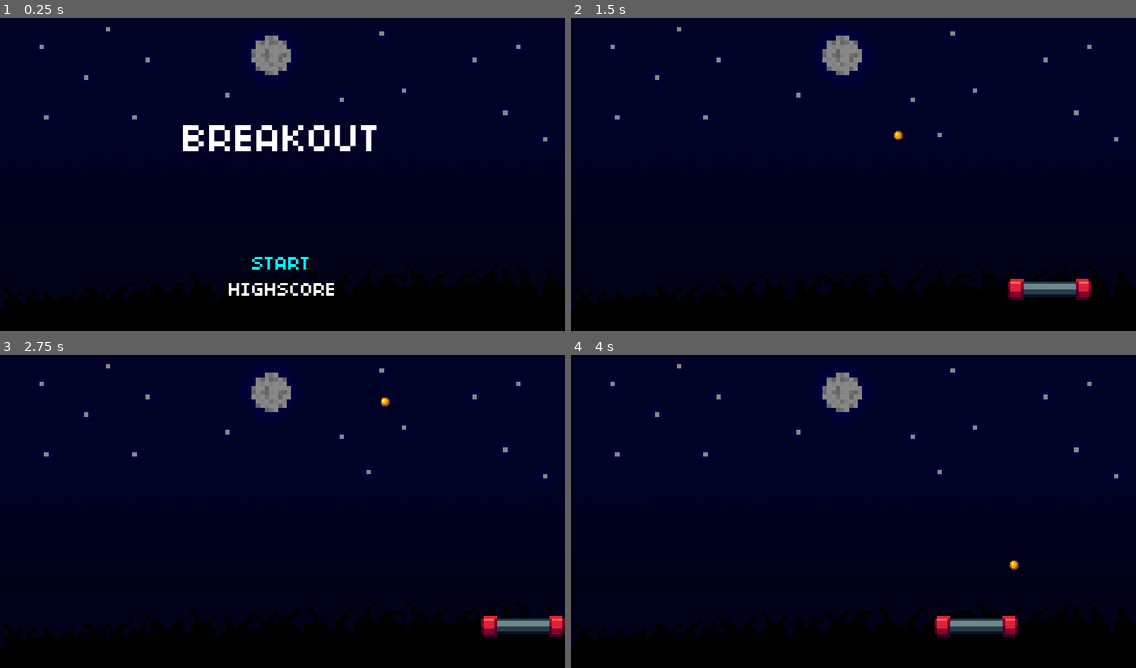
Above: before the commit, frames 1-4 (two rows, left to right).
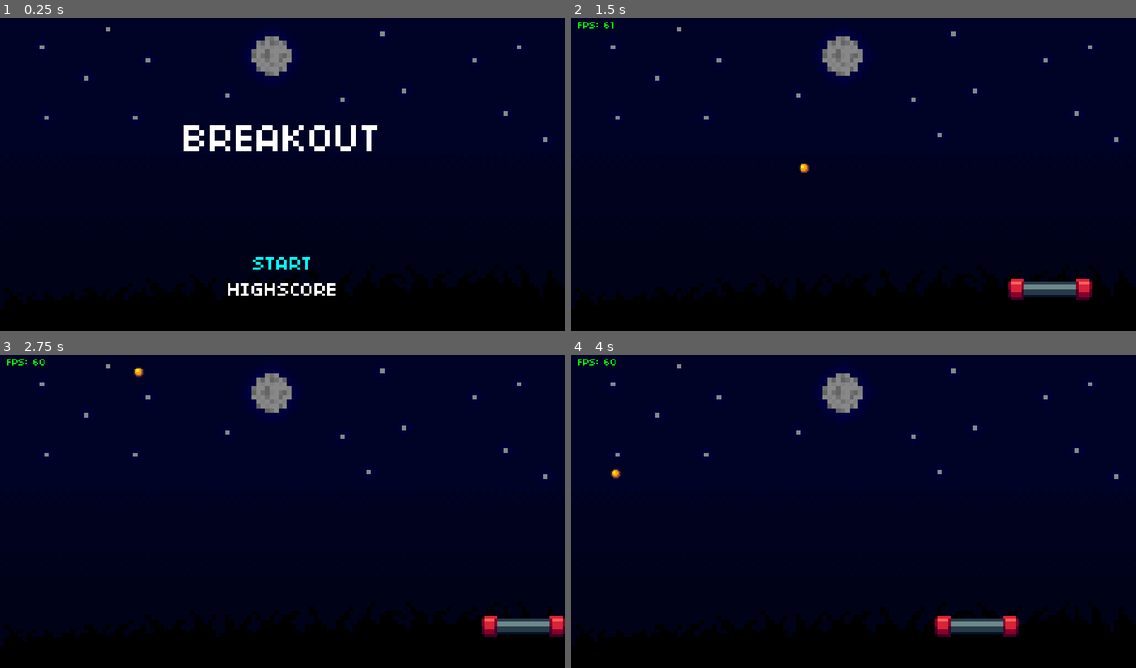
Above: after the commit, the same moments.

Repository: alfinprasetya/Gd-Breakout
Game: Godot game, scene res://Main.tscn
Same seed, same stepped clock (60 frames per second), same inputs: the game is played once before the commit and once after it.
Inputs:
- Up to frame 1 (0.25 s): no input
- Up to frame 2 (1.5 s): tap Enter (ui_accept) at 0.5, 0.6, 0.77, 1.07, 1.35 s; hold Right (ui_right) 0.53-1.28 s; hold Down (ui_down) from 1.28 s (still down)
- Up to frame 3 (2.75 s): tap Enter (ui_accept) at 1.52, 1.82, 2.1 s; release Down (ui_down) at 2.03 s; hold Right (ui_right) from 2.03 s (still down)
- Up to frame 4 (4 s): release Right (ui_right) at 2.78 s; hold Up (ui_up) 2.78-3.53 s; tap Enter (ui_accept) at 2.85, 3.02, 3.32, 3.6, 3.77 s; hold Left (ui_left) from 3.53 s (still down)

The runs differ from the first frame. In frame 1, 0.7% of the frame differs, in the area x 7-97%, y 4-89%; in frame 2, 0.3%; in frame 3, 0.3%; in frame 4, 0.3%.

Commit message:
V.0.1 : HUD & Gameover State

Diff:
--- a/Main.gd
+++ b/Main.gd
@@ -1,4 +1,28 @@
 extends Node
+
+
+onready var current_scene = $TitlescreenScene
+onready var gSounds = {
+	paddle_hit = $SoundManager/paddle_hit,
+	confirm = $SoundManager/confirm,
+	wall_hit = $SoundManager/wall_hit,
+	hurt = $SoundManager/hurt
+}
 
 func _ready() -> void:
 	randomize()
+	current_scene.connect("scene_changed", self, "change")
+	current_scene.connect("play_sound", self, "play_sound")
+
+func change(scene):
+	var next_scene = load("res://scene/" + scene + "Scene.tscn").instance()
+	add_child(next_scene)
+
+	next_scene.connect("scene_changed", self, "change")
+	next_scene.connect("play_sound", self, "play_sound")
+
+	current_scene.queue_free()
+	current_scene = next_scene
+
+func play_sound(sound):
+	gSounds[sound].play()
--- a/Main.tscn
+++ b/Main.tscn
@@ -3,7 +3,7 @@
 [ext_resource path="res://Main.gd" type="Script" id=1]
 [ext_resource path="res://assets/graphics/background.png" type="Texture" id=2]
 [ext_resource path="res://scene/TitlescreenScene.tscn" type="PackedScene" id=3]
-[ext_resource path="res://scripts/SceneManager.gd" type="Script" id=4]
+[ext_resource path="res://assets/sounds/hurt.wav" type="AudioStream" id=4]
 [ext_resource path="res://assets/sounds/confirm.wav" type="AudioStream" id=5]
 [ext_resource path="res://assets/sounds/paddle_hit.wav" type="AudioStream" id=6]
 [ext_resource path="res://assets/sounds/wall_hit.wav" type="AudioStream" id=7]
@@ -31,18 +31,18 @@
 anchor_bottom = 1.0
 color = Color( 0, 0, 0, 1 )
 
-[node name="SceneManager" type="Node" parent="."]
-script = ExtResource( 4 )
+[node name="TitlescreenScene" parent="." instance=ExtResource( 3 )]
 
-[node name="TitlescreenScene" parent="SceneManager" instance=ExtResource( 3 )]
+[node name="SoundManager" type="Node" parent="."]
 
-[node name="SoundManager" type="Node" parent="SceneManager"]
-
-[node name="paddle_hit" type="AudioStreamPlayer" parent="SceneManager/SoundManager"]
+[node name="paddle_hit" type="AudioStreamPlayer" parent="SoundManager"]
 stream = ExtResource( 6 )
 
-[node name="confirm" type="AudioStreamPlayer" parent="SceneManager/SoundManager"]
+[node name="confirm" type="AudioStreamPlayer" parent="SoundManager"]
 stream = ExtResource( 5 )
 
-[node name="wall_hit" type="AudioStreamPlayer" parent="SceneManager/SoundManager"]
+[node name="wall_hit" type="AudioStreamPlayer" parent="SoundManager"]
 stream = ExtResource( 7 )
+
+[node name="hurt" type="AudioStreamPlayer" parent="SoundManager"]
+stream = ExtResource( 4 )
--- /dev/null
+++ b/assets/fonts/font.tres
@@ -0,0 +1,7 @@
+[gd_resource type="DynamicFont" load_steps=2 format=2]
+
+[ext_resource path="res://assets/fonts/font.ttf" type="DynamicFontData" id=1]
+
+[resource]
+size = 8
+font_data = ExtResource( 1 )
--- /dev/null
+++ b/entities/HUD.tscn
@@ -0,0 +1,47 @@
+[gd_scene load_steps=3 format=2]
+
+[ext_resource path="res://assets/fonts/font.tres" type="DynamicFont" id=1]
+[ext_resource path="res://scripts/HUD.gd" type="Script" id=2]
+
+[node name="HUD" type="Control"]
+anchor_right = 1.0
+anchor_bottom = 1.0
+script = ExtResource( 2 )
+
+[node name="Label_FPS" type="Label" parent="."]
+margin_left = 5.0
+margin_top = 5.0
+margin_right = 40.0
+margin_bottom = 14.0
+custom_colors/font_color = Color( 0, 1, 0, 1 )
+custom_fonts/font = ExtResource( 1 )
+text = "FPS: 0"
+
+[node name="Score" type="Control" parent="."]
+anchor_left = 1.0
+anchor_right = 1.0
+margin_left = -60.0
+margin_top = 5.0
+margin_right = -10.0
+margin_bottom = 15.0
+
+[node name="Label_Score" type="Label" parent="Score"]
+anchor_top = 0.5
+anchor_bottom = 0.5
+margin_top = -4.0
+margin_right = 25.0
+margin_bottom = 4.0
+custom_fonts/font = ExtResource( 1 )
+text = "Score:"
+
+[node name="Label_ScoreNumber" type="Label" parent="Score"]
+anchor_left = 1.0
+anchor_top = 0.5
+anchor_right = 1.0
+anchor_bottom = 0.5
+margin_left = -25.0
+margin_top = -4.0
+margin_bottom = 4.0
+custom_fonts/font = ExtResource( 1 )
+text = "0"
+align = 2
--- a/project.godot
+++ b/project.godot
@@ -30,7 +30,7 @@
 window/size/height=243
 window/size/test_width=960
 window/size/test_height=540
-window/stretch/mode="2d"
+window/stretch/mode="viewport"
 window/stretch/aspect="keep"
 
 [importer_defaults]
@@ -62,6 +62,7 @@
 2d_physics/layer_1="player"
 2d_physics/layer_2="ball"
 2d_physics/layer_3="wall"
+2d_physics/layer_4="fallzone"
 
 [physics]
 
@@ -69,4 +70,6 @@
 
 [rendering]
 
+2d/options/use_nvidia_rect_flicker_workaround=true
+2d/snapping/use_gpu_pixel_snap=true
 environment/default_environment="res://default_env.tres"
--- /dev/null
+++ b/scene/GameoverScene.tscn
@@ -0,0 +1,49 @@
+[gd_scene load_steps=5 format=2]
+
+[ext_resource path="res://assets/fonts/font.ttf" type="DynamicFontData" id=1]
+[ext_resource path="res://scripts/GameoverScene.gd" type="Script" id=2]
+
+[sub_resource type="DynamicFont" id=1]
+size = 32
+font_data = ExtResource( 1 )
+
+[sub_resource type="DynamicFont" id=2]
+font_data = ExtResource( 1 )
+
+[node name="GameoverScene" type="Control"]
+anchor_right = 1.0
+anchor_bottom = 1.0
+rect_pivot_offset = Vector2( -204, -44 )
+script = ExtResource( 2 )
+
+[node name="Label_Gameover" type="Label" parent="."]
+anchor_top = 0.334
+anchor_right = 1.0
+anchor_bottom = 0.334
+margin_bottom = 32.0
+custom_fonts/font = SubResource( 1 )
+text = "GAME OVER"
+align = 1
+valign = 1
+
+[node name="Label_Score" type="Label" parent="."]
+anchor_top = 0.5
+anchor_right = 1.0
+anchor_bottom = 0.5
+margin_top = -8.0
+margin_bottom = 8.0
+custom_fonts/font = SubResource( 2 )
+text = "Final Score : 0"
+align = 1
+valign = 1
+
+[node name="Label_Start" type="Label" parent="."]
+anchor_top = 0.5
+anchor_right = 1.0
+anchor_bottom = 0.5
+margin_top = 62.0
+margin_bottom = 78.0
+custom_fonts/font = SubResource( 2 )
+text = "Press Enter!"
+align = 1
+valign = 1
--- a/scene/PlayScene.tscn
+++ b/scene/PlayScene.tscn
@@ -1,14 +1,18 @@
-[gd_scene load_steps=6 format=2]
+[gd_scene load_steps=8 format=2]
 
 [ext_resource path="res://scripts/PlayScene.gd" type="Script" id=1]
 [ext_resource path="res://entities/Player.tscn" type="PackedScene" id=2]
 [ext_resource path="res://entities/Ball.tscn" type="PackedScene" id=3]
+[ext_resource path="res://entities/HUD.tscn" type="PackedScene" id=4]
 
 [sub_resource type="RectangleShape2D" id=2]
 extents = Vector2( 230, 10 )
 
 [sub_resource type="RectangleShape2D" id=3]
 extents = Vector2( 10, 140 )
+
+[sub_resource type="RectangleShape2D" id=4]
+extents = Vector2( 240, 19.5 )
 
 [node name="PlayScene" type="Node2D"]
 script = ExtResource( 1 )
@@ -49,7 +53,18 @@
 [node name="Ball" parent="." instance=ExtResource( 3 )]
 position = Vector2( 216, 190 )
 collision_layer = 2
-collision_mask = 5
+collision_mask = 13
+
+[node name="Fallzone" type="Area2D" parent="."]
+collision_layer = 8
+collision_mask = 0
+
+[node name="CollisionShape2D" type="CollisionShape2D" parent="Fallzone"]
+position = Vector2( 216, 263.5 )
+shape = SubResource( 4 )
+
+[node name="HUD" parent="." instance=ExtResource( 4 )]
 
 [connection signal="hit_player" from="Ball" to="." method="_on_Ball_hit_player"]
 [connection signal="hit_wall" from="Ball" to="." method="_on_Ball_hit_wall"]
+[connection signal="body_entered" from="Fallzone" to="." method="_on_Fallzone_body_entered"]
--- a/scene/TitlescreenScene.tscn
+++ b/scene/TitlescreenScene.tscn
@@ -1,13 +1,16 @@
-[gd_scene load_steps=5 format=2]
+[gd_scene load_steps=6 format=2]
 
 [ext_resource path="res://assets/fonts/font.ttf" type="DynamicFontData" id=1]
 [ext_resource path="res://scripts/Titlescreen.gd" type="Script" id=2]
 
-[sub_resource type="DynamicFont" id=4]
+[sub_resource type="DynamicFont" id=3]
 size = 32
 font_data = ExtResource( 1 )
 
-[sub_resource type="DynamicFont" id=5]
+[sub_resource type="DynamicFont" id=1]
+font_data = ExtResource( 1 )
+
+[sub_resource type="DynamicFont" id=2]
 font_data = ExtResource( 1 )
 
 [node name="TitlescreenScene" type="Control"]
@@ -31,7 +34,7 @@
 anchor_bottom = 0.5
 margin_top = 62.0
 margin_bottom = 78.0
-custom_fonts/font = SubResource( 5 )
+custom_fonts/font = SubResource( 1 )
 text = "START"
 align = 1
 valign = 1
@@ -42,7 +45,7 @@
 anchor_bottom = 0.5
 margin_top = 82.0
 margin_bottom = 98.0
-custom_fonts/font = SubResource( 5 )
+custom_fonts/font = SubResource( 2 )
 text = "HIGHSCORE"
 align = 1
 valign = 1
--- a/scripts/Ball.gd
+++ b/scripts/Ball.gd
@@ -10,17 +10,15 @@
 	right = get_parent().get_node("Wall").get_node("Wall_Right")
 }
 
-var speed = 100
+export var speed = 100
 
 var _direction = Vector2.ZERO
 
 func _ready():
-	_direction.x = rand_range(-1, 1)
-	_direction.y = -1
-	_direction.normalized()
+	pass
 
 func _physics_process(delta):
-	var _velocity = speed * _direction * delta
+	var _velocity = speed * _direction.normalized() * delta
 	var _collision = move_and_collide(_velocity)
 
 	if _collision:
@@ -33,3 +31,7 @@
 
 		if _collision.collider == Player:
 			emit_signal("hit_player")
+
+func serve():
+		_direction.x = rand_range(-1, 1)
+		_direction.y = -1
--- /dev/null
+++ b/scripts/GameoverScene.gd
@@ -0,0 +1,4 @@
+extends BaseScene
+
+func _ready():
+	pass
--- /dev/null
+++ b/scripts/HUD.gd
@@ -0,0 +1,10 @@
+extends Control
+
+onready var label_fps = $Label_FPS
+
+func _ready():
+	pass
+
+func _physics_process(delta):
+	var fps = Engine.get_frames_per_second()
+	label_fps.text = "FPS: " + str(fps)
--- a/scripts/PlayScene.gd
+++ b/scripts/PlayScene.gd
@@ -1,16 +1,32 @@
 extends BaseScene
 
-var paused = false
+onready var Ball = $Ball
+onready var Player = $Player
+
+var _serve = true
 
 func _ready() -> void:
-	pass
+	Ball.position.x = Player.position.x
 
-func _process(_delta: float) -> void:
+func _physics_process(_delta: float) -> void:
 	if Input.is_action_just_pressed("ui_cancel"):
 		change_scene("Titlescreen")
+
+	if _serve:
+		Ball.position.x = Player.position.x
+		Ball.position.y = 190
+		if Input.is_action_just_pressed("ui_accept"):
+			_serve = false
+			Ball.serve()
 
 func _on_Ball_hit_wall() -> void:
 	play_sound("wall_hit")
 
 func _on_Ball_hit_player() -> void:
 	play_sound("paddle_hit")
+
+func _on_Fallzone_body_entered(body):
+	if body == Ball:
+		_serve = true
+		play_sound("hurt")
+		change_scene("Gameover")
--- a/scripts/Player.gd
+++ b/scripts/Player.gd
@@ -1,6 +1,6 @@
 extends KinematicBody2D
 
-var speed = 200
+export var speed = 200
 
 var _velocity = Vector2.ZERO
 
--- a/scripts/SceneManager.gd
+++ /dev/null
@@ -1,25 +0,0 @@
-extends Node
-
-onready var current_scene = $TitlescreenScene
-onready var gSounds = {
-	paddle_hit = $SoundManager/paddle_hit,
-	confirm = $SoundManager/confirm,
-	wall_hit = $SoundManager/wall_hit
-}
-
-func _ready() -> void:
-	current_scene.connect("scene_changed", self, "change")
-	current_scene.connect("play_sound", self, "play_sound")
-
-func change(scene):
-	var next_scene = load("res://scene/" + scene + "Scene.tscn").instance()
-	add_child(next_scene)
-
-	next_scene.connect("scene_changed", self, "change")
-	next_scene.connect("play_sound", self, "play_sound")
-
-	current_scene.queue_free()
-	current_scene = next_scene
-
-func play_sound(sound):
-	gSounds[sound].play()
--- a/scripts/Titlescreen.gd
+++ b/scripts/Titlescreen.gd
@@ -20,6 +20,9 @@
 
 		play_sound("confirm")
 
+	if Input.is_action_just_pressed("ui_cancel"):
+		get_tree().quit()
+
 	match highlighted:
 		1:
 			$Label_Start.add_color_override("font_color", '#00ffff')
Not shown: 1 places in scene/TitlescreenScene.tscn that only renumber resources
